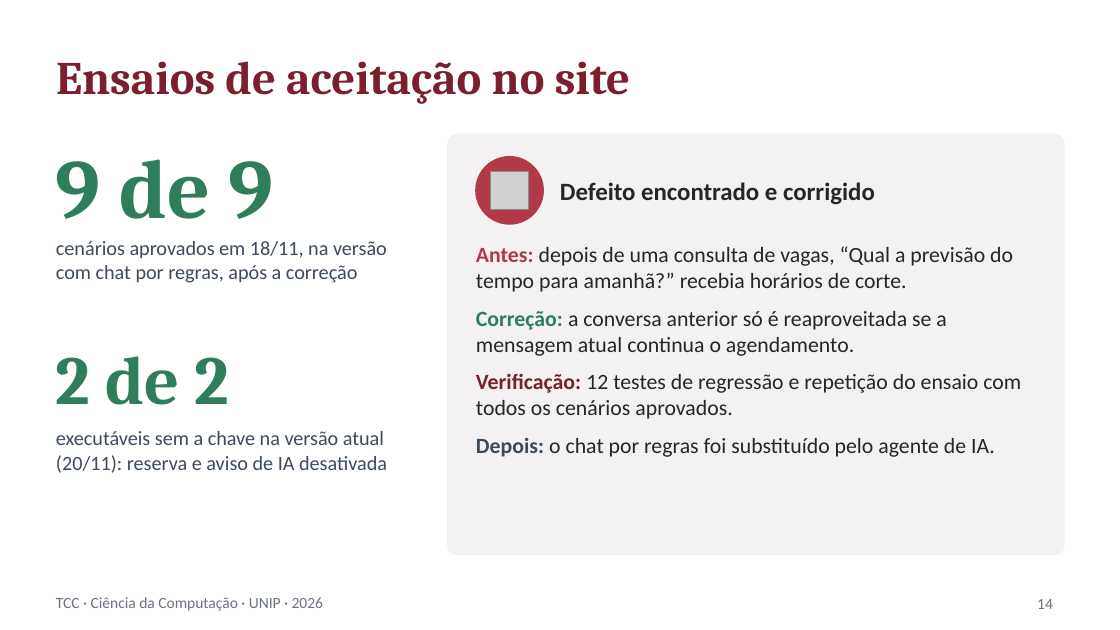
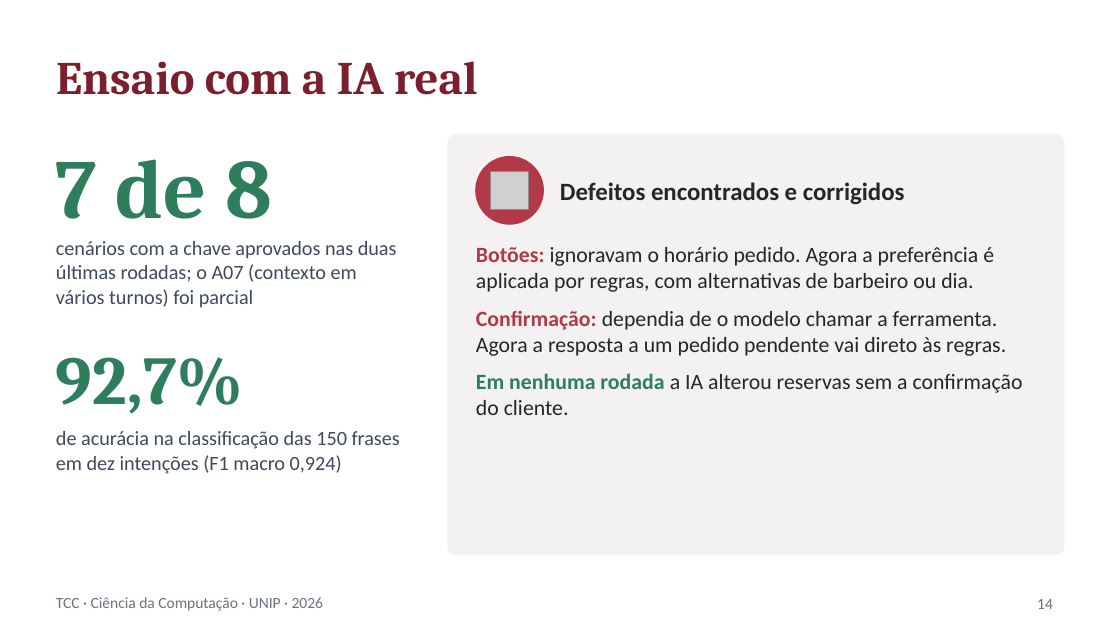
Before and after one commit to JoaoLeca/TCC-PARCIAL, a slide deck: slide 14 of docs/apresentacao/apresentacao_tcc.pptx. Drawn at 1120x630 pixels with LibreOffice and Linux fonts; fonts in the diff are those of the drawing; grey boxes stand for pictures. Boxes give left, top, right and bottom in pixels: in the first picture for what was removed or moved away, otherwise in the second. Text is boxed around its words. In the diff, an @@ line names an element or a change of style, - is before the commit and + after.

```diff
--- a/docs/apresentacao/apresentacao_tcc.pptx
+++ b/docs/apresentacao/apresentacao_tcc.pptx
@@ title at (56,61,477,95): text changed @@
-Ensaios de aceitação no site
+Ensaio com a IA real
@@ text at (56,159,272,219): text changed @@
-9 de 9
+7 de 8
@@ text at (560,182,905,205): text changed @@
-Defeito encontrado e corrigido
+Defeitos encontrados e corrigidos
@@ text at (56,241,397,308): text changed @@
-cenários aprovados em 18/11, na versão com chat por regras, após a correção
+cenários com a chave aprovados nas duas últimas rodadas; o A07 (contexto em vários turnos) foi parcial
@@ text at (476,247,1023,415): text changed @@
-Antes: depois de uma consulta de vagas, “Qual a previsão do tempo para amanhã?” recebia horários de corte.
-Correção: a conversa anterior só é reaproveitada se a mensagem atual continua o agendamento.
-Verificação: 12 testes de regressão e repetição do ensaio com todos os cenários aprovados.
-Depois: o chat por regras foi substituído pelo agente de IA.
+Botões: ignoravam o horário pedido. Agora a preferência é aplicada por regras, com alternativas de barbeiro ou dia.
+Confirmação: dependia de o modelo chamar a ferramenta. Agora a resposta a um pedido pendente vai direto às regras.
+Em nenhuma rodada a IA alterou reservas sem a confirmação do cliente.
@@ text at (56,357,244,414): text changed @@
-2 de 2
+92,7%
@@ text at (56,431,400,474): text changed @@
-executáveis sem a chave na versão atual (20/11): reserva e aviso de IA desativada
+de acurácia na classificação das 150 frases em dez intenções (F1 macro 0,924)
```
Also in this commit, not shown: 3 other slides changed, 4 other files.
